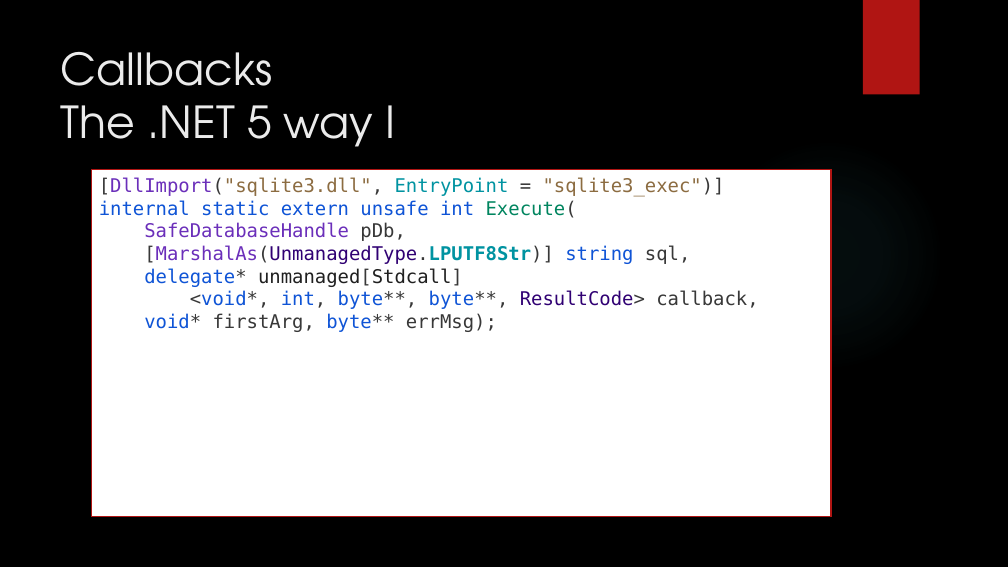
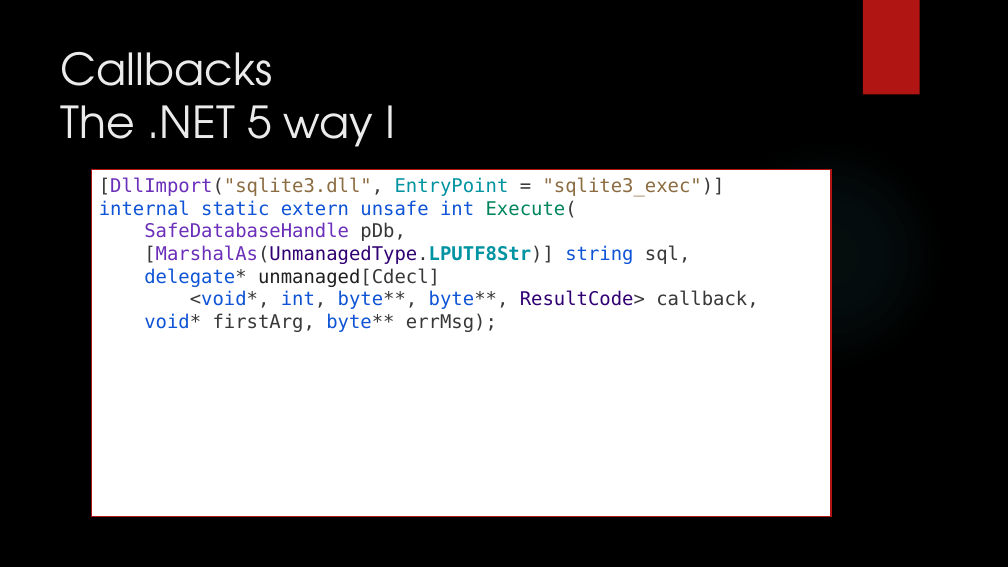
Before and after one commit to dennisdietrich/UnsafeCSharp, a slide deck: slide 48 of doc/Introduction to unsafe C#.pptx (slide 46 before the commit). Drawn at 1008x567 pixels with LibreOffice and Linux fonts; fonts in the diff are those of the drawing; background and template pictures are left out. Boxes give left, top, right and bottom in pixels: in the first picture for what was removed or moved away, otherwise in the second. Text is boxed around its words. In the diff, an @@ line names an element or a change of style, - is before the commit and + after.

Commit message:
Clarified packing size with field offsets, added information on pointers to object references, fixed calling convention in SQLite callback examples (#14)

```diff
--- a/doc/Introduction to unsafe C#.pptx
+++ b/doc/Introduction to unsafe C#.pptx
@@ text in rectangle at [144,268,440,287]: text changed @@
-delegate* unmanaged[Stdcall]
+delegate* unmanaged[Cdecl]
```
Also in this commit, not shown: 4 other slides changed, 2 slides added, 8 other files.
